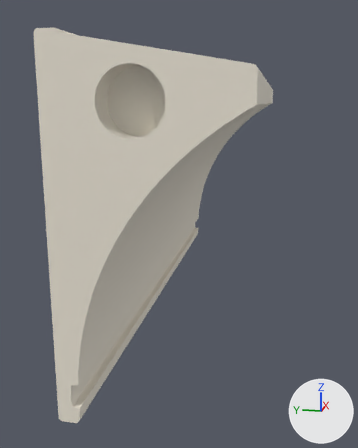
An edit to the glTF model public/models/ST3B.glb, drawn before and after from the same camera.
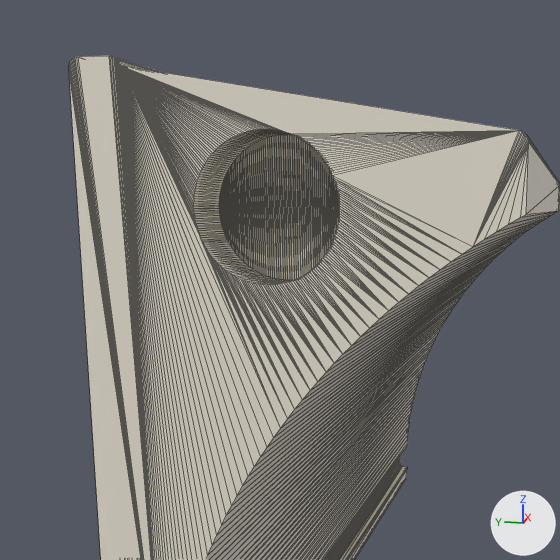
Old and new are each drawn whole from a 50 mm camera at (145.2, -27.6, 88.0) aimed at (246.8, -7.2, 62.6) and again close up on the part from 0% to 76% of the width and 0% to 61% of the height. The lights are fixed; the arrows at lower right show +X, +Y and +Z. The last two pictures show the newer version. The close-ups show mesh edges as thin lines. Vertices at exactly the same position are counted once.

In view in the first close-up: 'ST3B_Snow'.
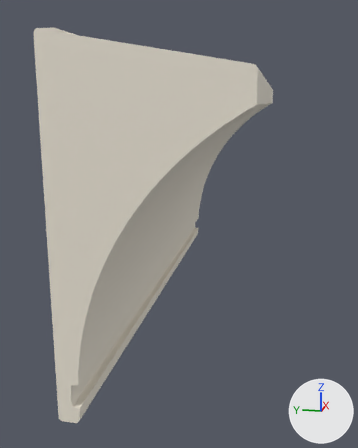
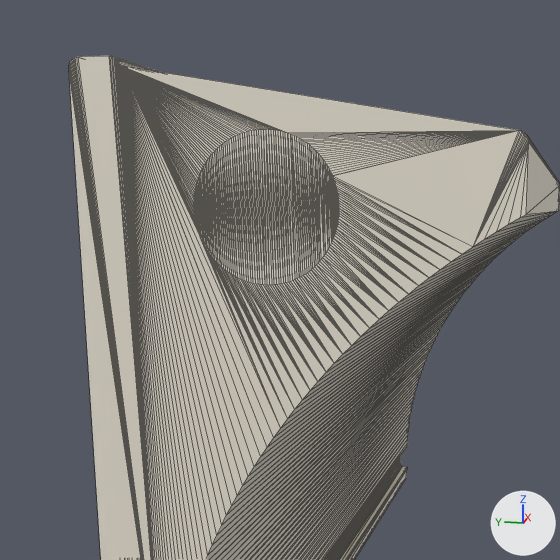
Diff of the bpy script that builds the scene:
```diff
--- a/public/models/ST3B.glb.py
+++ b/public/models/ST3B.glb.py
@@ me_st3b_snow @@
 # used by ob_st3b_snow; location = (0.0, 0.0, 0.0)
-me_st3b_snow.from_pydata(...)  # 1542 vertices, 3080 faces; spans x 200.0..300.0, y -25.0..0.0, z 46.0..96.0
+me_st3b_snow.from_pydata(...)  # 1167 vertices, 2330 faces; spans x 200.0..300.0, y -25.0..0.0, z 46.0..96.0
+# me_st3b_snow part 1: 192 vertices removed from x 204.2, y -15.1..-6.9, z 83.9..92.1; 5 vertices added at x 200.0, y -14.7..-12.3, z 89.7..91.9
+# other edits to the shape of me_st3b_snow do not show in these pictures
 me_st3b_snow.materials.append(mat_snow)
```

Where the change shows, as pixel boxes [x1, y1, x2, y2] in the close-ups (560 x 560 px):
part 1 of me_st3b_snow, built on
    before: [194, 129, 339, 285]
    after: [162, 82, 519, 280]
